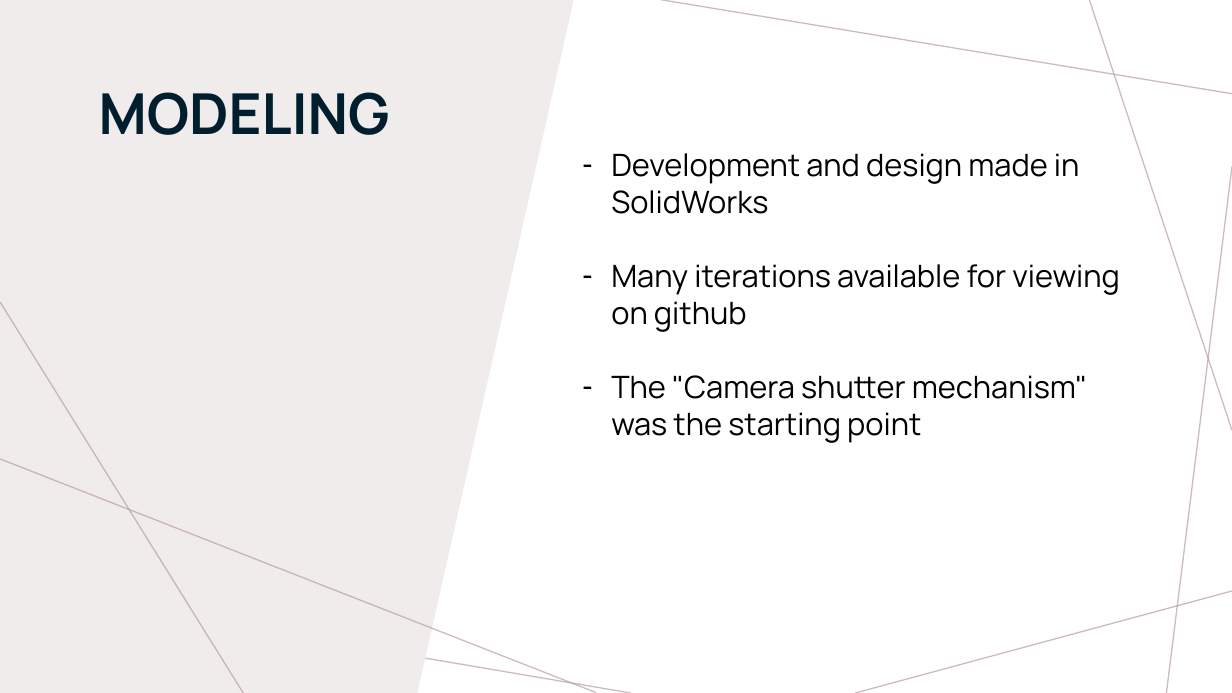
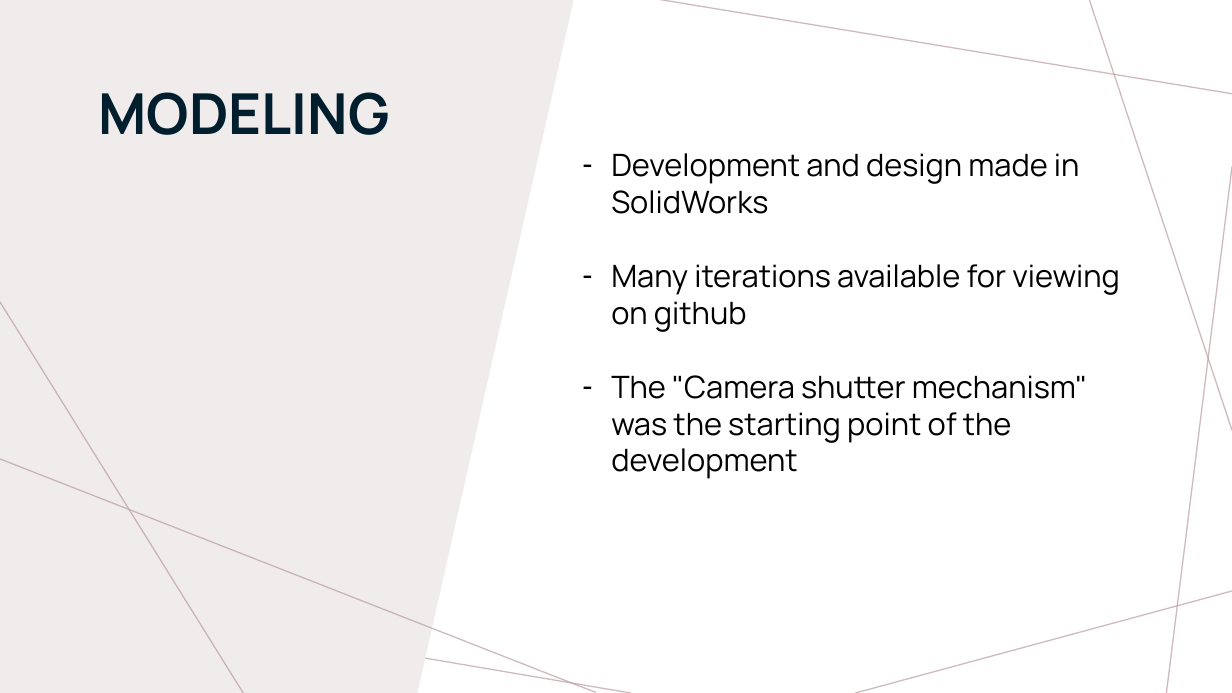
Before and after one commit to thijnmens/robogripper, a slide deck: slide 3 of docs/Delivery Challenge 1 Group 5.pptx (slide 4 before the commit). Drawn at 1232x693 pixels with LibreOffice and Linux fonts; fonts in the diff are those of the drawing. Boxes give left, top, right and bottom in pixels: in the first picture for what was removed or moved away, otherwise in the second. Text is boxed around its words. In the diff, an @@ line names an element or a change of style, - is before the commit and + after.

```diff
--- a/docs/Delivery Challenge 1 Group 5.pptx
+++ b/docs/Delivery Challenge 1 Group 5.pptx
@@ text at [611, 375, 1088, 479]: text changed @@
-– The "Camera shutter mechanism" was the starting point
+– The "Camera shutter mechanism" was the starting point of the development
```
Also in this commit, not shown: 4 other slides changed, 2 slides added, 4 slides removed, 26 other files.
